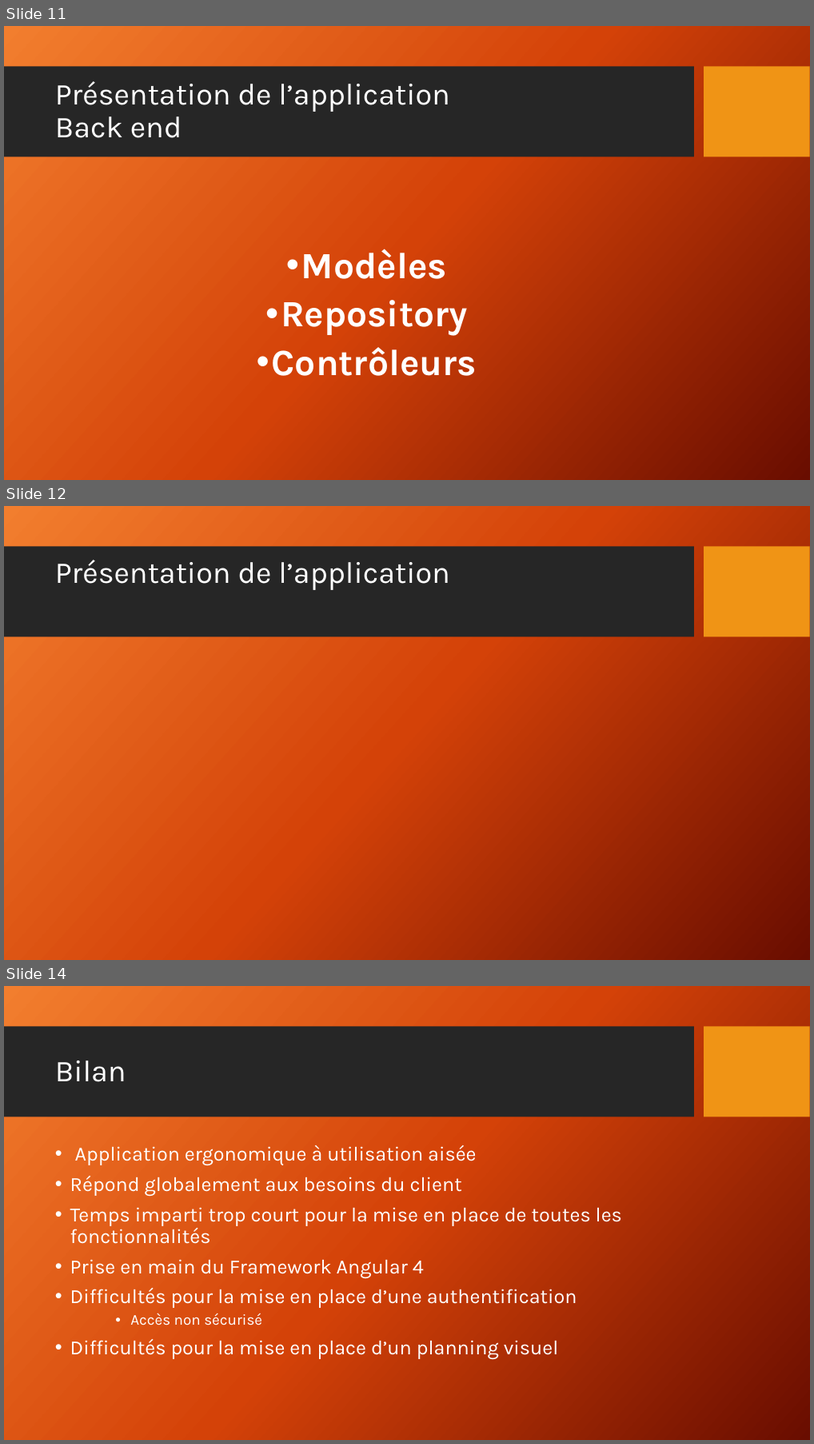
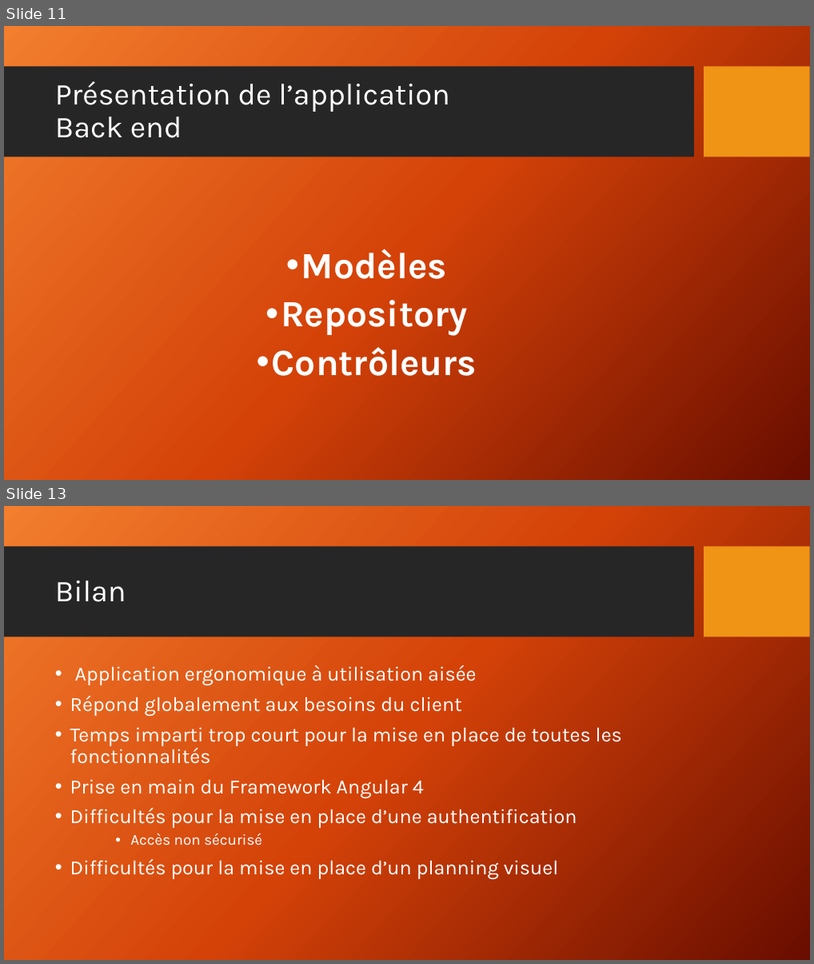
Before and after one commit to Moth8959/Projet_Final, a slide deck: Projet final.pptx. Shown one above the other, each under a label of ours: slides 11, 12 and 14 before the commit, slides 11 and 13 after it; the slides between them are not shown. The pictures are 814x1444 and 814x964 pixels, drawn with LibreOffice and Linux fonts; fonts in the diff are those of the drawing; background and template pictures are left out. Boxes give left, top, right and bottom in pixels: in the first picture for what was removed or moved away, otherwise in the second. Text is boxed around its words. In the diff, an @@ line names an element or a change of style, - is before the commit and + after.

```diff
--- a/Projet final.pptx
+++ b/Projet final.pptx
@@ slide 12 removed at box(4, 506, 810, 960), background picture (left out); not listed: 2 template elements that a slide beside it also shows @@
@@ title removed at box(55, 560, 450, 590) @@
-Présentation de l’application
@@ what was slide 14 is now slide 13 @@
```
Also in this commit, not shown: 4 slides changed.
